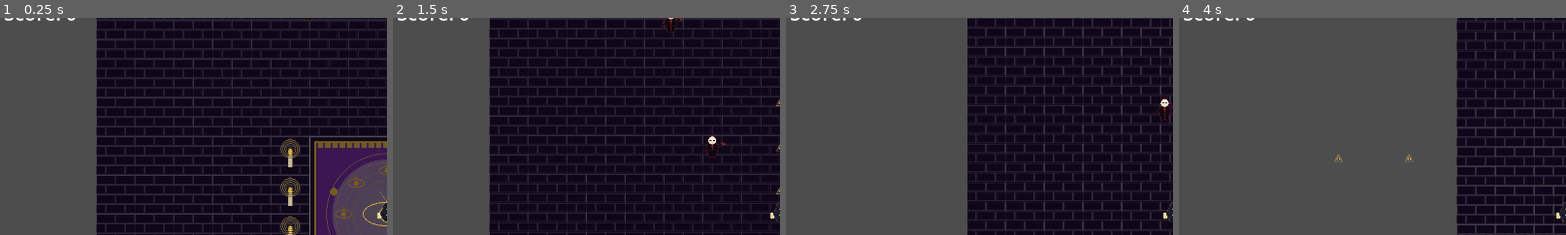
Above: before the commit, frames 1-4 (left to right).
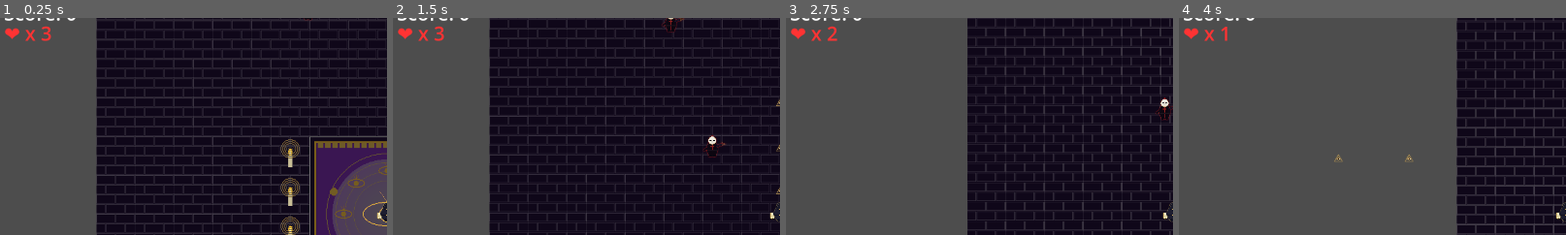
Above: after the commit, the same moments.

Repository: HMarchiori/Infiltrated
Game: Godot game, scene res://Game.tscn
Two runs of this game, one before a commit and one after it. Both use one fixed random seed, a clock stepped at 60 frames per second and the inputs below.
Inputs:
- Up to frame 1 (0.25 s): no input
- Up to frame 2 (1.5 s): tap Enter (ui_accept) at 0.5, 0.6, 0.77, 1.07, 1.35 s; hold Up (ui_up) from 0.53 s (still down)
- Up to frame 3 (2.75 s): tap Enter (ui_accept) at 1.52, 1.82, 2.1 s; release Up (ui_up) at 2.03 s; hold Left (ui_left) from 2.03 s (still down)
- Up to frame 4 (4 s): tap Enter (ui_accept) at 2.85, 3.02, 3.32, 3.6, 3.77 s; release Left (ui_left) at 3.53 s; hold Down (ui_down) from 3.53 s (still down)
The pictures show only the part of the screen within x 0-50%, y 5-55%; the shares and areas given below are measured in that part.

The runs differ from the first frame. In frame 1, 0.3% of the frame differs, in the area x 1-14%, y 3-11%; in frame 2, 0.3%; in frame 3, 0.3%; in frame 4, 0.3%.

Commit message:
add health HUD and sound effects for shooting and taking damage

Diff:
--- a/infiltrated/Enemy.gd
+++ b/infiltrated/Enemy.gd
@@ -2,21 +2,20 @@
 
 enum State { IDLE, CHASE, ATTACK }
 
-const SPEED := 80.0
-const DETECTION_RANGE := 350.0
-const ATTACK_RANGE := 220.0
-const FIRE_RATE := 2.0
-
+@export var speed: float = 80.0
+@export var detection_range: float = 350.0
+@export var attack_range: float = 220.0
+@export var fire_rate: float = 2.0
+@export var hp: int = 3
 @export var bullet_scene: PackedScene
 
 var state: State = State.IDLE
 var player: Node2D = null
 var _fire_timer: float = 0.0
-var hp: int = 3
 
 func _ready() -> void:
 	add_to_group("enemies")
-	_fire_timer = randf_range(0.5, FIRE_RATE)
+	_fire_timer = randf_range(0.5, fire_rate)
 
 func _physics_process(delta: float) -> void:
 	if player == null:
@@ -30,16 +29,16 @@
 		State.IDLE:
 			velocity = Vector2.ZERO
 			move_and_slide()
-			if dist < DETECTION_RANGE:
+			if dist < detection_range:
 				state = State.CHASE
 
 		State.CHASE:
 			var dir := (player.global_position - global_position).normalized()
-			velocity = dir * SPEED
+			velocity = dir * speed
 			move_and_slide()
-			if dist < ATTACK_RANGE:
+			if dist < attack_range:
 				state = State.ATTACK
-			elif dist > DETECTION_RANGE * 1.2:
+			elif dist > detection_range * 1.2:
 				state = State.IDLE
 
 		State.ATTACK:
@@ -48,8 +47,8 @@
 			_fire_timer -= delta
 			if _fire_timer <= 0.0:
 				_atirar()
-				_fire_timer = FIRE_RATE
-			if dist > ATTACK_RANGE * 1.2:
+				_fire_timer = fire_rate
+			if dist > attack_range * 1.2:
 				state = State.CHASE
 
 func _atirar() -> void:
--- a/infiltrated/Game.gd
+++ b/infiltrated/Game.gd
@@ -1,8 +1,11 @@
 extends Node2D
+
+@export var game_over_delay: float = 2.0
 
 @onready var room: Node2D = $Room
 @onready var player: CharacterBody2D = $Player
 @onready var hud_label: Label = $HUD/ScoreLabel
+@onready var hud_lives: Label = $HUD/LivesLabel
 
 func _ready() -> void:
 	var spawn := room.get_node("SpawnPoint") as Marker2D
@@ -11,9 +14,15 @@
 	EventBus.jogador_morreu.connect(_on_jogador_morreu)
 	EventBus.inimigo_morreu.connect(_on_inimigo_morreu)
 	EventBus.sala_limpa.connect(_on_sala_limpa)
+	EventBus.jogador_hp_alterado.connect(_on_jogador_hp_alterado)
+	_on_jogador_hp_alterado(player.hp)
 
 func _on_jogador_morreu() -> void:
-	get_tree().call_deferred("change_scene_to_file", "res://youLost.tscn")
+	var score_final := GameState.score
+	GameState.resetar()
+	hud_label.text = "GAME OVER\nScore: %d\nClique para reiniciar" % score_final
+	await get_tree().create_timer(game_over_delay).timeout
+	get_tree().reload_current_scene()
 
 func _on_inimigo_morreu() -> void:
 	_atualizar_hud()
@@ -21,5 +30,8 @@
 func _on_sala_limpa() -> void:
 	hud_label.text = "Sala limpa! Entre no portal.\nScore: %d" % GameState.score
 
+func _on_jogador_hp_alterado(hp_atual: int) -> void:
+	hud_lives.text = "❤ x %d" % hp_atual
+
 func _atualizar_hud() -> void:
 	hud_label.text = "Score: %d" % GameState.score
--- a/infiltrated/Game.tscn
+++ b/infiltrated/Game.tscn
@@ -6,6 +6,10 @@
 
 [sub_resource type="LabelSettings" id="LabelSettings_u44n3"]
 font_size = 48
+
+[sub_resource type="LabelSettings" id="LabelSettings_lives"]
+font_size = 48
+font_color = Color(1, 0.2, 0.2, 1)
 
 [node name="Game" type="Node2D" unique_id=2026175410]
 script = ExtResource("1_gamescript")
@@ -25,3 +29,11 @@
 offset_bottom = 60.0
 text = "Score: 0"
 label_settings = SubResource("LabelSettings_u44n3")
+
+[node name="LivesLabel" type="Label" parent="HUD" unique_id=1538594648]
+offset_left = 10.0
+offset_top = 60.0
+offset_right = 300.0
+offset_bottom = 110.0
+text = ""
+label_settings = SubResource("LabelSettings_lives")
--- a/infiltrated/Player.gd
+++ b/infiltrated/Player.gd
@@ -1,23 +1,23 @@
 extends CharacterBody2D
 
-const SPEED := 200.0
-const FIRE_RATE := 0.25
-
+@export var speed: float = 200.0
+@export var fire_rate: float = 0.25
+@export var hp: int = 3
 @export var bullet_scene: PackedScene
 
 var _fire_timer: float = 0.0
 var _last_dir: Vector2 = Vector2.DOWN
-var hp: int = 20
 
 func _ready() -> void:
 	add_to_group("player")
+	EventBus.jogador_hp_alterado.emit(hp)
 
 func _physics_process(delta: float) -> void:
 	var dir := Vector2(
 		Input.get_axis("ui_left", "ui_right"),
 		Input.get_axis("ui_up", "ui_down")
 	)
-	velocity = dir.normalized() * SPEED
+	velocity = dir.normalized() * speed
 	move_and_slide()
 
 	if dir != Vector2.ZERO:
@@ -26,7 +26,7 @@
 	_fire_timer -= delta
 	if Input.is_action_just_pressed("ui_accept") and _fire_timer <= 0.0:
 		_shoot()
-		_fire_timer = FIRE_RATE
+		_fire_timer = fire_rate
 
 func _shoot() -> void:
 	if bullet_scene == null:
@@ -39,6 +39,7 @@
 
 func receber_dano(dano: int) -> void:
 	hp -= dano
+	EventBus.jogador_hp_alterado.emit(hp)
 	if hp <= 0:
 		EventBus.jogador_morreu.emit()
 		queue_free()
--- a/infiltrated/Player.tscn
+++ b/infiltrated/Player.tscn
@@ -32,6 +32,5 @@
 zoom = Vector2(1.5, 1.5)
 
 [node name="StatsComponent" type="Node" parent="." unique_id=87154125]
-metadata/HP = 20
 
 [node name="Weapon" type="Node" parent="." unique_id=975686145]
--- a/infiltrated/Projectile.gd
+++ b/infiltrated/Projectile.gd
@@ -1,15 +1,17 @@
 extends Area2D
 
-const SPEED := 450.0
-const LIFETIME := 2.5
+@export var speed: float = 450.0
+@export var lifetime: float = 2.5
+@export var dano: int = 1
+@onready var music: AudioStreamPlayer = $AudioStreamPlayer
 
 var direction: Vector2 = Vector2.RIGHT
 var from_player: bool = true
-var dano: int = 1
 
 var _elapsed: float = 0.0
 
 func _ready() -> void:
+	music.play()
 	if from_player:
 		collision_layer = 8
 		collision_mask = 4
@@ -19,9 +21,9 @@
 	body_entered.connect(_on_body_entered)
 
 func _process(delta: float) -> void:
-	position += direction * SPEED * delta
+	position += direction * speed * delta
 	_elapsed += delta
-	if _elapsed >= LIFETIME:
+	if _elapsed >= lifetime:
 		queue_free()
 
 func _on_body_entered(body: Node2D) -> void:
--- a/infiltrated/Projectile.tscn
+++ b/infiltrated/Projectile.tscn
@@ -1,7 +1,8 @@
 [gd_scene format=3 uid="uid://dj62gaj2wrmfc"]
 
-[ext_resource type="Script" path="res://Projectile.gd" id="1_projscript"]
+[ext_resource type="Script" uid="uid://bvxgrxsl3wmm2" path="res://Projectile.gd" id="1_projscript"]
 [ext_resource type="Texture2D" uid="uid://c8c85gdqsdvuu" path="res://Assets/09_eye_symbol.png" id="2_eyetex"]
+[ext_resource type="AudioStream" uid="uid://bxaw15kuj5t5e" path="res://Assets/eaglaxle-gun-shot-1-530788.mp3" id="3_1cf02"]
 
 [sub_resource type="RectangleShape2D" id="RectangleShape2D_xh6v2"]
 size = Vector2(6, 6)
@@ -17,3 +18,6 @@
 
 [node name="CollisionShape2D" type="CollisionShape2D" parent="." unique_id=1411798696]
 shape = SubResource("RectangleShape2D_xh6v2")
+
+[node name="AudioStreamPlayer" type="AudioStreamPlayer" parent="." unique_id=1007824563]
+stream = ExtResource("3_1cf02")
--- a/infiltrated/autoloads/EventBus.gd
+++ b/infiltrated/autoloads/EventBus.gd
@@ -3,4 +3,5 @@
 signal inimigo_morreu
 signal sala_limpa
 signal jogador_morreu
+signal jogador_hp_alterado(hp_atual: int)
 signal you_won
Not shown, added: infiltrated/Assets/eaglaxle-gun-shot-1-530788.mp3.import
Not shown, added: infiltrated/Assets/eaglaxle-gun-shot-1-530788.mp3
